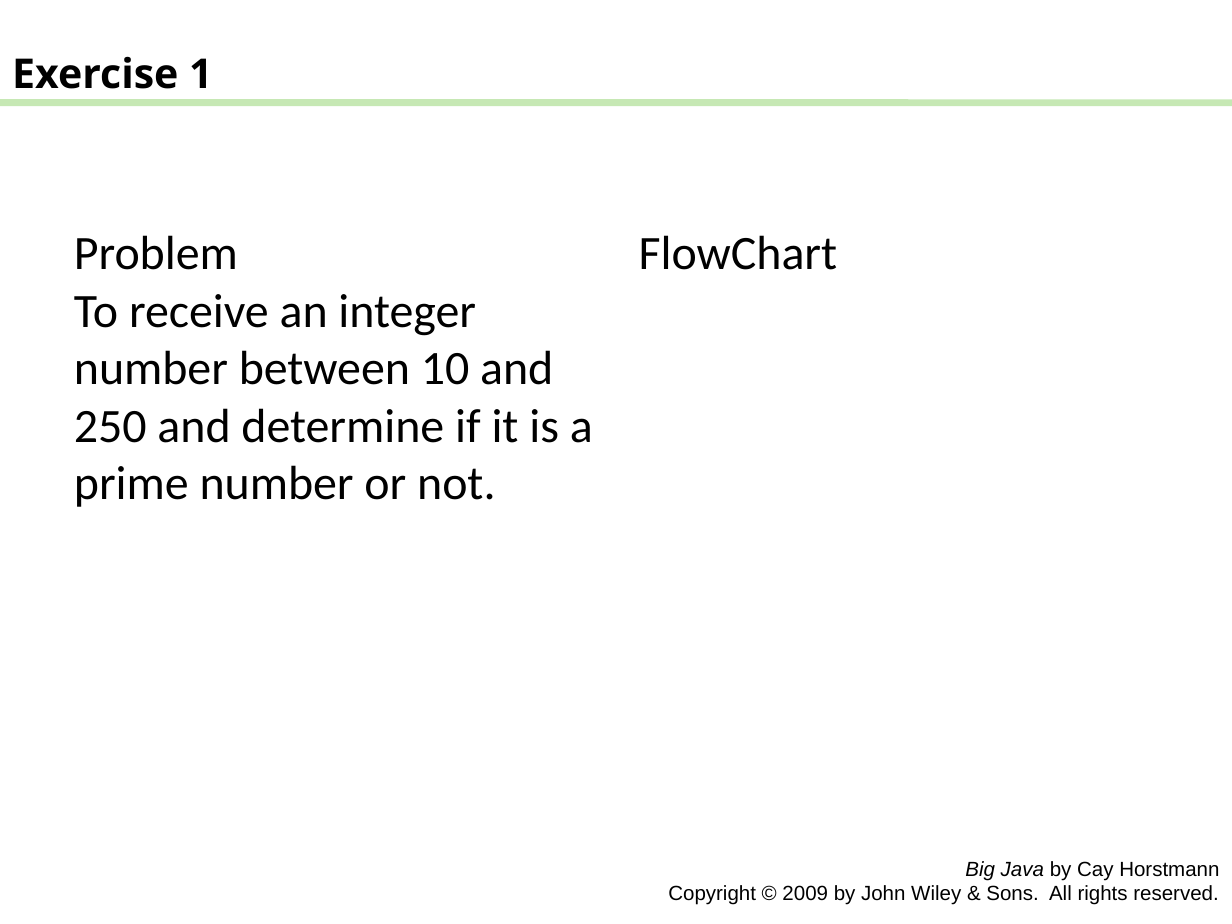
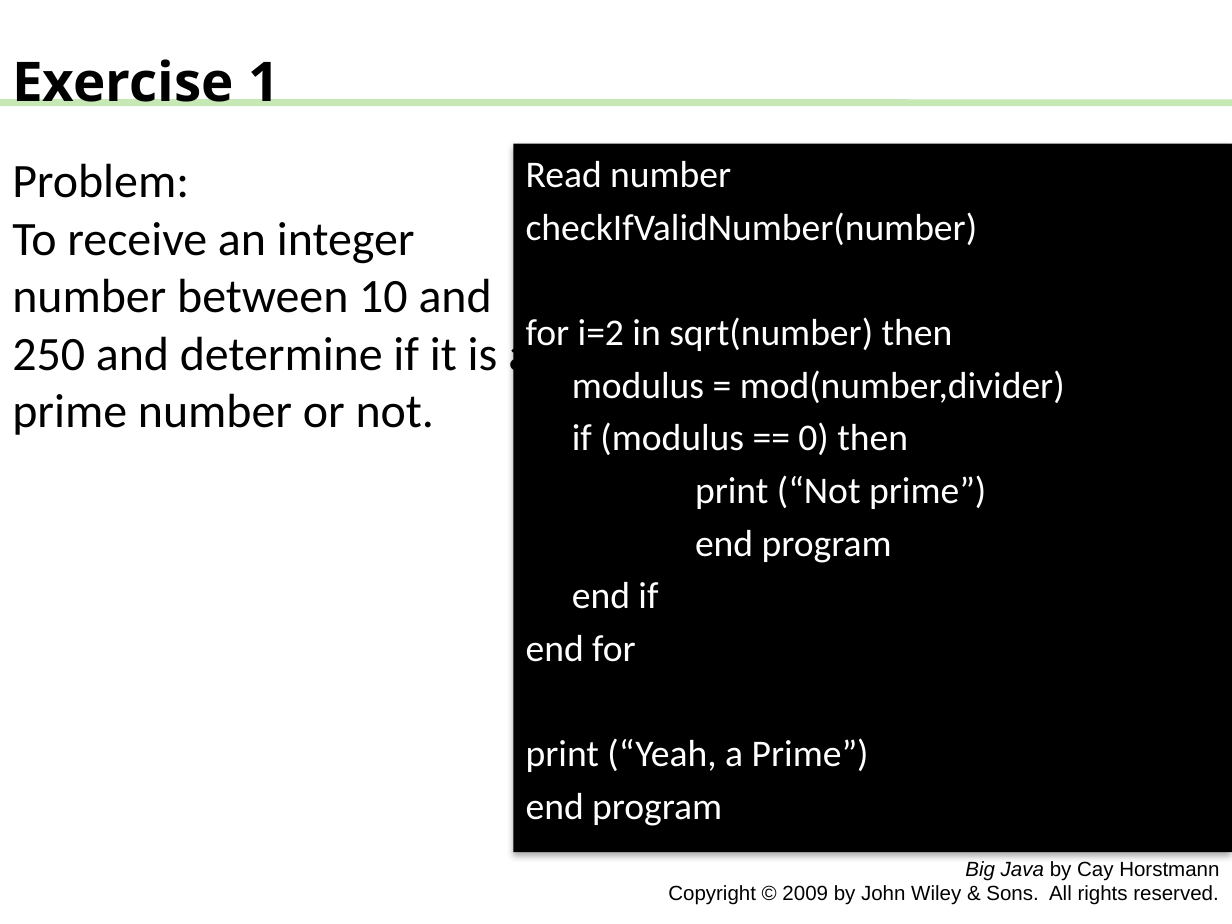
Before and after one commit to Apo45ty/ICOM4015LABS, a slide deck: slide 5 of Laboratory_01/presentation.pptx. Drawn at 1232x924 pixels with LibreOffice and Linux fonts; fonts in the diff are those of the drawing. Boxes give left, top, right and bottom in pixels: in the first picture for what was removed or moved away, otherwise in the second. Text is boxed around its words. In the diff, an @@ line names an element or a change of style, - is before the commit and + after.

Commit message:
Sup?

```diff
--- a/Laboratory_01/presentation.pptx
+++ b/Laboratory_01/presentation.pptx
@@ text "Exercise 1" at (12,59,279,106): size 24 to 32 pt @@
@@ text added at (514,144,1232,853), fill #000000, 22 pt, text #FFFFFF @@
+Read number
+checkIfValidNumber(number)
+for i=2 in sqrt(number) then
+modulus = mod(number,divider)
+if (modulus == 0) then
+print (“Not prime”)
+end program
+end if
+end for
+print (“Yeah, a Prime”)
+end program
@@ text at (12,163,531,435): text changed @@
-Problem
-To receive an integer number between 10 and 250 and determine if it is a prime number or not.
+Problem:
+To receive an integer number between 10 and 250 and determine if it is a prime number or not.
@@ text removed at (639,235,837,270) @@
-FlowChart
```
Also in this commit, not shown: 6 other slides changed, 1 slide added, 1 slide removed.
